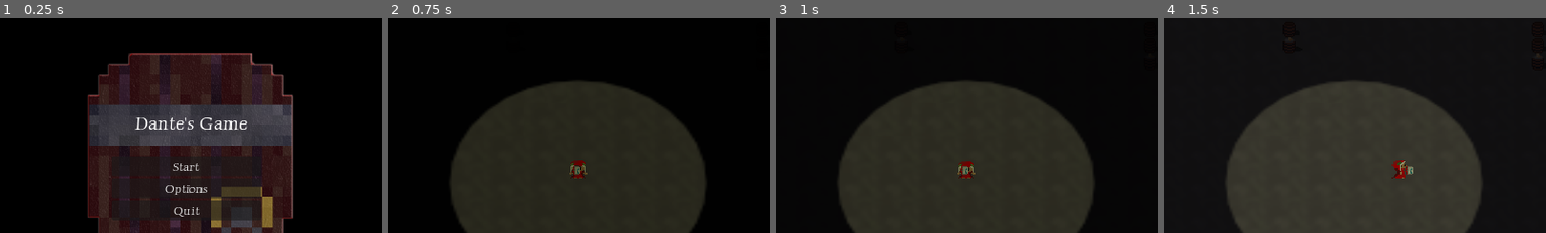
Above: before the commit, frames 1-4 (left to right).
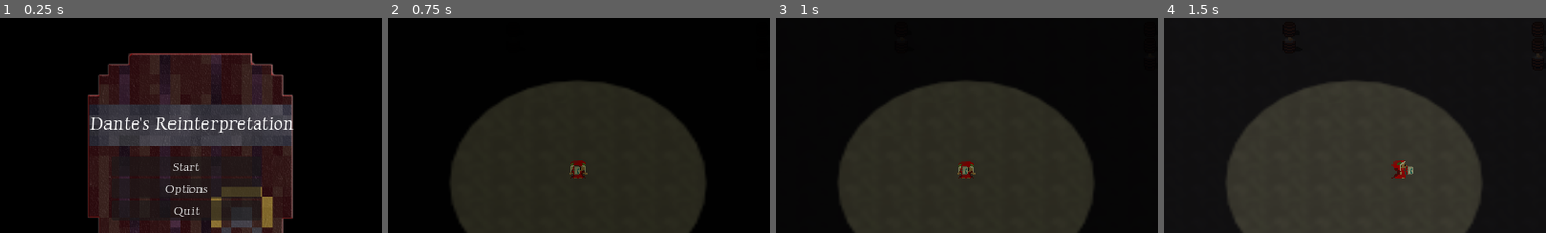
Above: after the commit, the same moments.

Repository: Ivan29020/Dantes-Reinterpretation
Game: Godot game, scene res://Menu/menu.tscn
The game is run twice, just before and just after one commit, with the same random seed, the same clock (stepped at 60 frames per second) and the same inputs. The engine's default icon, where the game draws it, is replaced by a stand-in: a white triangle on a blue panel in a dark square.
Inputs (mouse positions are % of the whole screen's width and height, from its top left):
- Up to frame 1 (0.25 s): no input
- Up to frame 2 (0.75 s): click "Start" at 0.5 s
- Up to frame 3 (1 s): no input
- Up to frame 4 (1.5 s): tap Enter at 1.25 s; move the mouse to (72, 45) at 1.27 s; hold Right (button_right) from 1.28 s (still down); tap E (button3) at 1.35 s
The pictures show only the part of the screen within x 26-76%, y 10-60%; the shares and areas given below are measured in that part.

The runs differ from the first frame. In frame 1, 1.5% of the frame differs, in the area x 23-77%, y 46-54%; in frame 2, nothing differs; in frame 3, nothing differs; in frame 4, nothing differs.

Commit message:
Titolo, icona e varie

Diff:
--- a/Menu/menu.tscn
+++ b/Menu/menu.tscn
@@ -47,7 +47,7 @@
 grow_horizontal = 2
 theme_override_fonts/font = ExtResource("3_mr5mf")
 theme_override_font_sizes/font_size = 30
-text = "Dante's Game"
+text = "Dante's Reinterpretation"
 horizontal_alignment = 1
 vertical_alignment = 1
 
--- a/Scena/Area2D1.gd
+++ b/Scena/Area2D1.gd
@@ -30,6 +30,7 @@
 	if entered == true:
 		if Input.is_action_just_pressed("button3"):
 			if is_open == true:
+				Global.Giocatore.visible = false
 				Global.upgrades.move_to = scena
 				Global.fade.get_node("fades").play("fade_out")
 				Global.fade.is_fading = true
--- a/project.godot
+++ b/project.godot
@@ -10,10 +10,11 @@
 
 [application]
 
-config/name="LudumDare54"
+config/name="Dante's Reinterpretation"
+config/description="Dante's Reinterpretation is a bullet hell made for Ludum Dare 54"
 run/main_scene="res://Menu/menu.tscn"
 config/features=PackedStringArray("4.1", "GL Compatibility")
-config/icon="res://Test/icon.svg"
+config/icon="res://Grafiche/Gameicon/Game Icon.png"
 
 [audio]
 
Binary file added: Grafiche/Gameicon/Game Icon.png
Not shown, added: Grafiche/Gameicon/Game Icon.png.import
